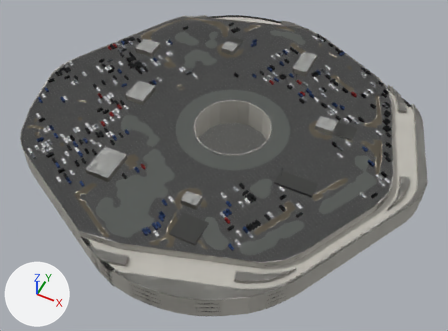
One commit to the glTF model sfo3d/data/buildings3d/lsu_central_garage.glb: the scene before it, then after it.
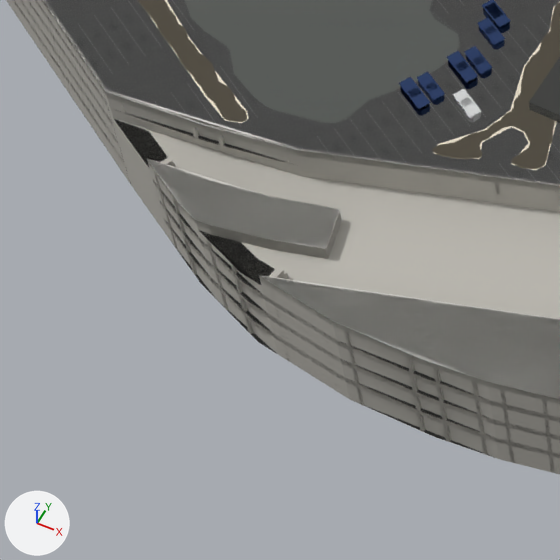
The first picture shows the older version from a 50 mm camera at (-785.0, -581.0, 361.0) aimed at (-929.0, -293.0, 1.0). The close-ups show the older and then the newer version on the part from 13% to 39% of the width and 64% to 100% of the height of that picture. Only the edits that show in the close-ups are written down. The lights are fixed; the arrows at lower left show +X, +Y and +Z. Where no turn or scale is listed for an object, it has been applied to the vertices. Vertices at exactly the same position are counted once.

The first close-up shows 'L0_cg_body', 'L0_cg_plinth', 'L1_cg_body', 'L1_cg_plinth', 'L1_cg_roof_boxes', 'L2_central_garage', 'L2_central_garage_cars0' and 15 more.
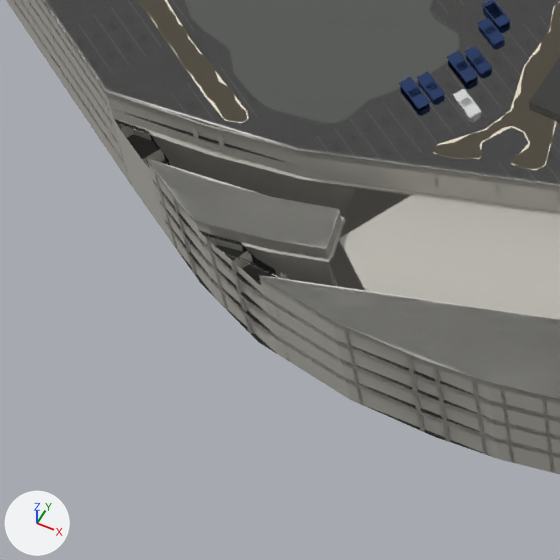
Boxes (x1, y1, x2, y2) around the edits, measured in the close-ups (560 x 560 px):
part 1 of me_cg_plinth, cut back: before (200, 211, 342, 284); after (114, 119, 411, 291)
part 2 of me_l2_central_garage, added: after (114, 120, 560, 354)

The change, as a diff of the scene's bpy script:
```diff
--- a/sfo3d/data/buildings3d/lsu_central_garage.glb.py
+++ b/sfo3d/data/buildings3d/lsu_central_garage.glb.py
@@ me_cg_plinth @@
 # used by ob_l0_cg_plinth; parent = ob_lod0_central_garage; location = (29.42, -0.6, 0.0)
-me_cg_plinth.from_pydata(...)  # 5875 vertices, 6216 faces; spans x -125.0..125.0, y -149.0..149.0, z 0.0..21.0
+me_cg_plinth.from_pydata(...)  # 7766 vertices, 7986 faces; spans x -125.0..125.0, y -149.0..149.0, z 0.0..21.0
+# me_cg_plinth part 1: 7 vertices moved within x -68.0..-30.0, y -146.0..-135.0, z 18.0; 2 vertices removed from x -39.0, y -147.0, z 18.0; 1284 vertices added at x -69.0..-25.0, y -147.0..-128.0, z 18.0..19.0
+# other edits to the shape of me_cg_plinth do not show in these pictures
 me_cg_plinth.materials.append(mat_concrete_a)
@@ me_l2_central_garage @@
 # used by ob_l2_central_garage; location = (-938.0, -274.7, 3.0)
-me_l2_central_garage.from_pydata(...)  # 1656 vertices, 2095 faces; spans x -154.0..154.0, y -149.0..149.0, z 0.0..33.0
+me_l2_central_garage.from_pydata(...)  # 3215 vertices, 3592 faces; spans x -154.0..154.0, y -149.0..149.0, z 0.0..33.0
+# me_l2_central_garage part 2: 969 vertices added at x -40.0..98.0, y -147.0..-103.0, z 18.0..20.0
+# other edits to the shape of me_l2_central_garage do not show in these pictures
 me_l2_central_garage.materials.append(mat_concrete_c)
```
